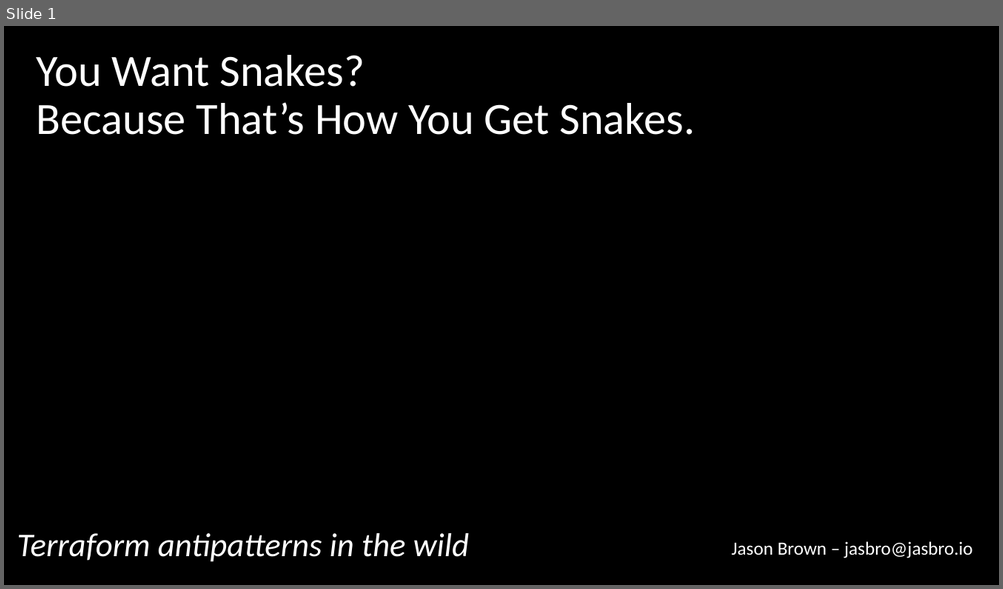
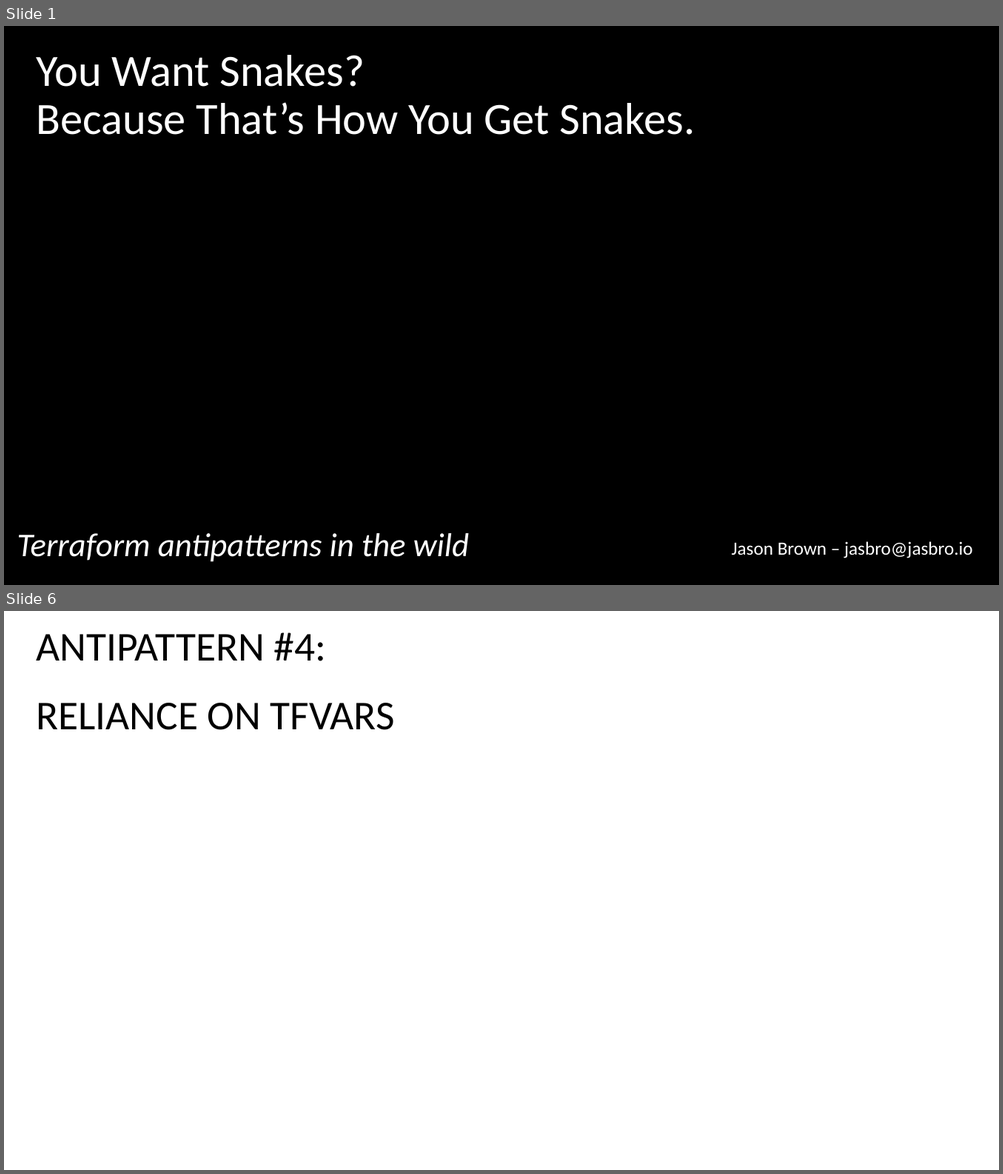
Before and after one commit to stopthatastronaut/Speaking, a slide deck: TerraformAntiPatterns/SNAKES.EVERYWHERE.pptx. Shown one above the other, each under a label of ours: slide 1 before the commit, slides 1 and 6 after it; the slides between them are not shown. The pictures are 1003x589 and 1003x1174 pixels, drawn with LibreOffice and Linux fonts; fonts in the diff are those of the drawing; background and template pictures are left out. Boxes give left, top, right and bottom in pixels: in the first picture for what was removed or moved away, otherwise in the second. Text is boxed around its words. In the diff, an @@ line names an element or a change of style, - is before the commit and + after.

```diff
--- a/TerraformAntiPatterns/SNAKES.EVERYWHERE.pptx
+++ b/TerraformAntiPatterns/SNAKES.EVERYWHERE.pptx
@@ slide 6 added at (4,611,999,1170), background picture (left out) @@
@@ text added at (36,632,395,730), 39.6 pt, text #000000 @@
+ANTIPATTERN #4:
+RELIANCE ON TFVARS
```
Also in this commit, not shown: 6 other slides added, 4 other files.
